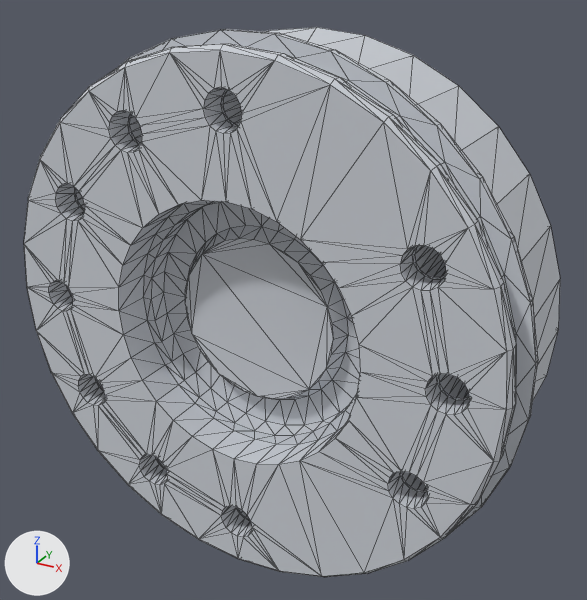
Renders of the OBJ model docs/public/sim/models/kuka_vcmx/KR_50_R2500/A6.obj from each side of a commit.
Rendered twice from a 50 mm camera at (0.0901, -0.1349, 0.0803) aimed at (0.0034, 0.0227, 0.0015). Lighting does not change. The marker at lower left points along +X, +Y and +Z. The first picture is the older version. Mesh edges are drawn as thin lines. Where no turn or scale is listed for an object, it has been applied to the vertices. Vertices at exactly the same position are counted once.

Objects in the first picture: 'A6'.
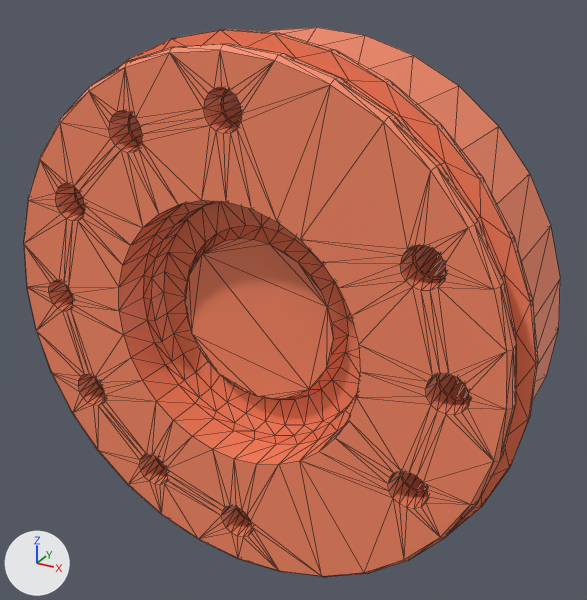
What the commit changed:
Material 'mat_1' (mat_mat_1) is new.
Its base color is (0.961, 0.251, 0.129) (orange #fb8965).
Its roughness is 0.553.
me_a6 has 1360 vertices, 2706 faces and spans x -0.0645..0.0642, y 0.0..0.04, z -0.0643..0.0643.
me_a6 is used by ob_a6; location (0.0, 0.0, 0.0).
me_a6 part 1: 2696 of the faces centred in x -0.0644..0.0642, y 0.0..0.04, z -0.0642..0.0642 switch from mat_mat_0 (light grey #cdd1d8) to mat_mat_1 (orange #fb8965).

What differs and where, as boxes [x1, y1, x2, y2] in the pictures (587 x 600 px):
part 1 of me_a6, recoloured (light grey to orange): [24, 27, 560, 577] in both
